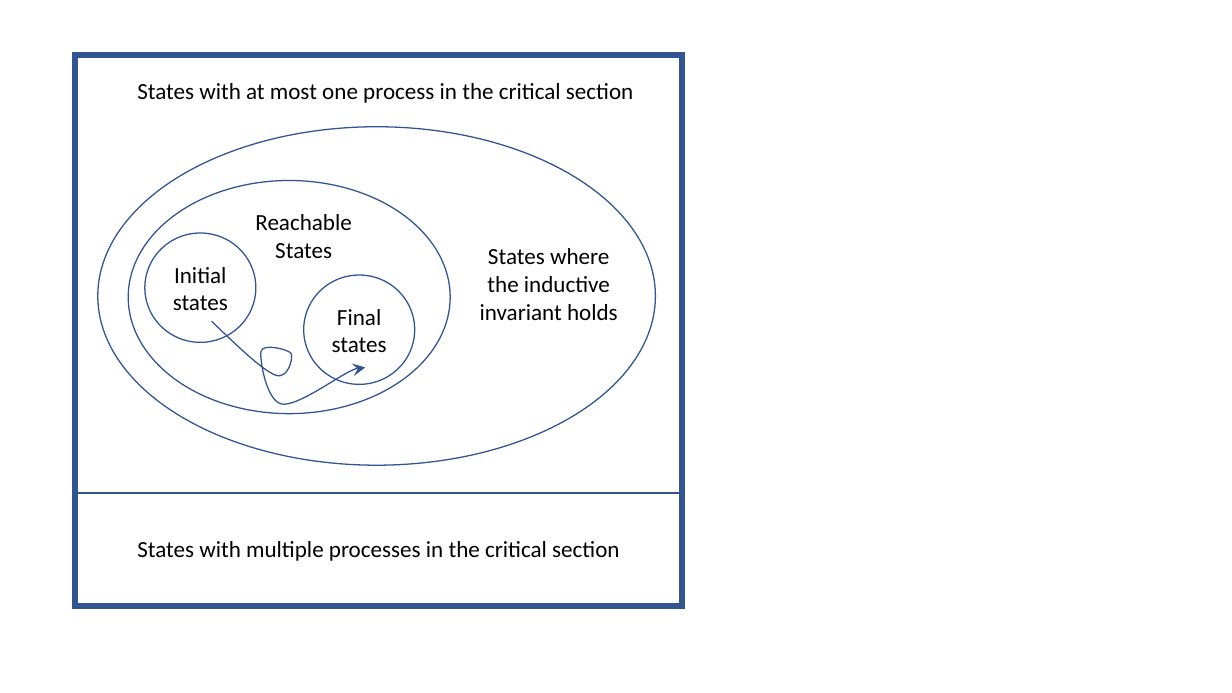
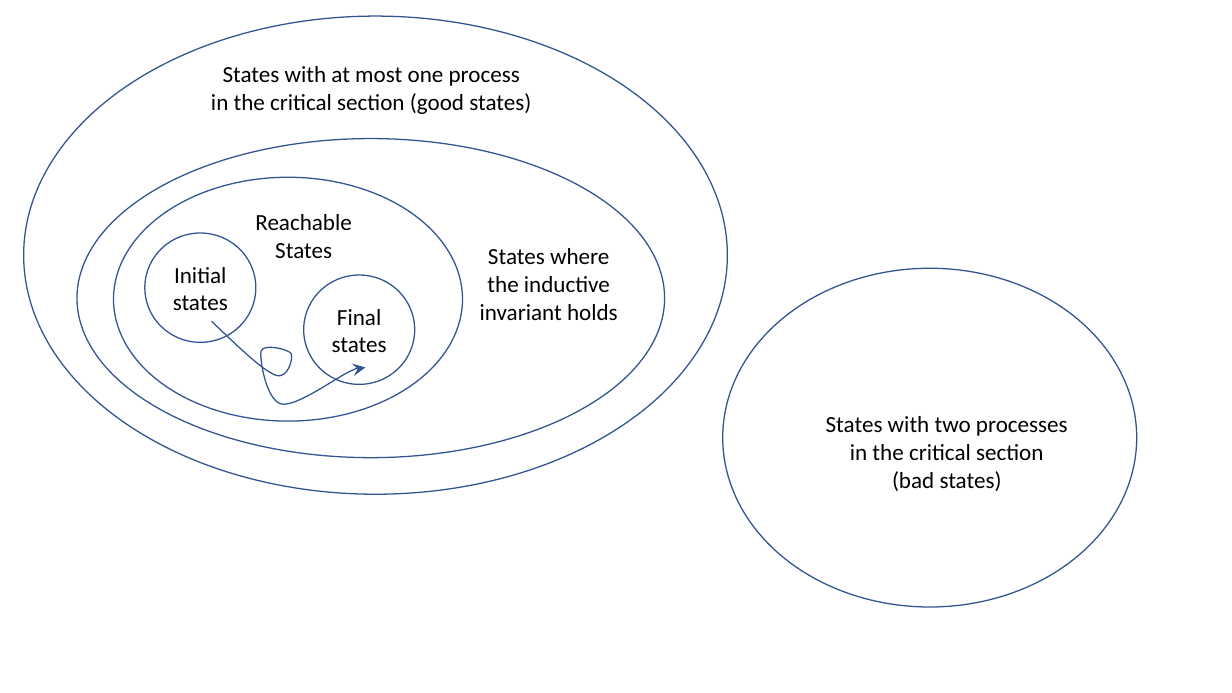
Before and after one commit to harmonylang/harmony, a slide deck: slide 1 of book/figures/states.pptx. Drawn at 1232x693 pixels with LibreOffice and Linux fonts; fonts in the diff are those of the drawing. Boxes give left, top, right and bottom in pixels: in the first picture for what was removed or moved away, otherwise in the second. Text is boxed around its words. In the diff, an @@ line names an element or a change of style, - is before the commit and + after.

```diff
--- a/book/figures/states.pptx
+++ b/book/figures/states.pptx
@@ ellipse added at [24, 16, 728, 494], outline #325491 1 pt @@
@@ rectangle removed at [75, 55, 682, 493] @@
@@ rectangle removed at [75, 55, 682, 606] @@
@@ text at [211, 66, 531, 114]: text changed @@
-States with at most one process in the critical section
+States with at most one process
+in the critical section (good states)
@@ ellipse: place and size @@
-ellipse at [98, 127, 655, 465]
+ellipse at [77, 139, 665, 457]
@@ ellipse: place and size @@
-ellipse at [128, 180, 450, 413]
+ellipse at [114, 177, 463, 421]
@@ ellipse added at [723, 268, 1137, 607], outline #325491 1 pt @@
@@ text added at [826, 416, 1068, 491], 18 pt, text #000000 @@
+States with two processes
+in the critical section
+(bad states)
@@ rectangle removed at [75, 494, 682, 604] @@
-States with multiple processes in the critical section
```
Also in this commit, not shown: 2 other files.
